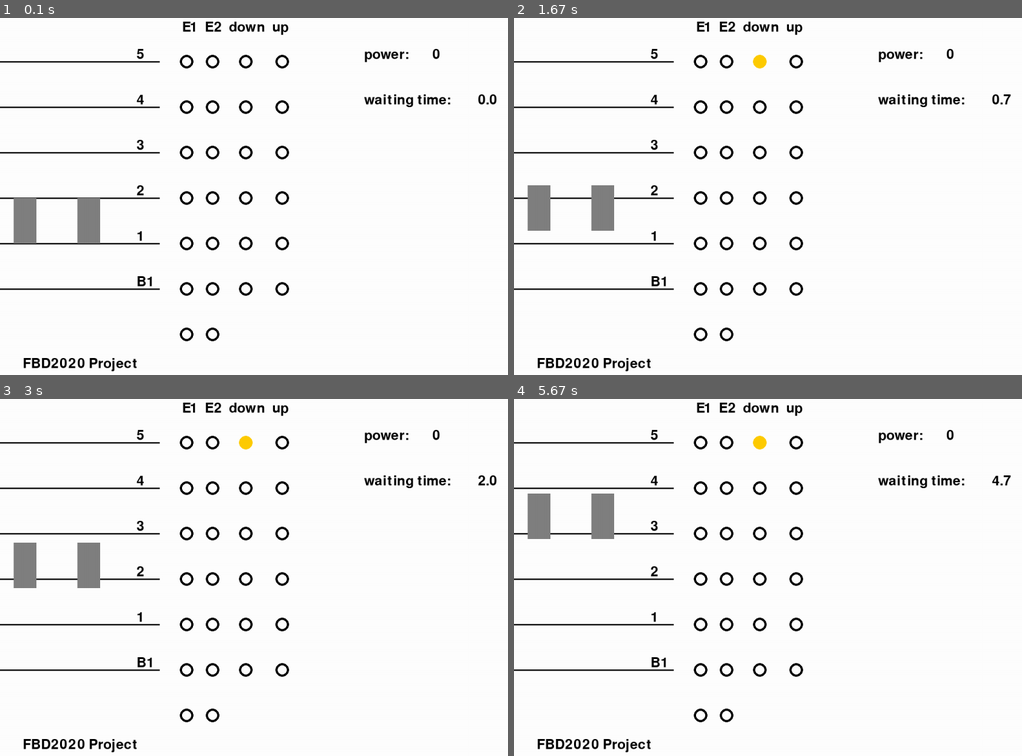
Above: before the commit, frames 1-4 (two rows, left to right).
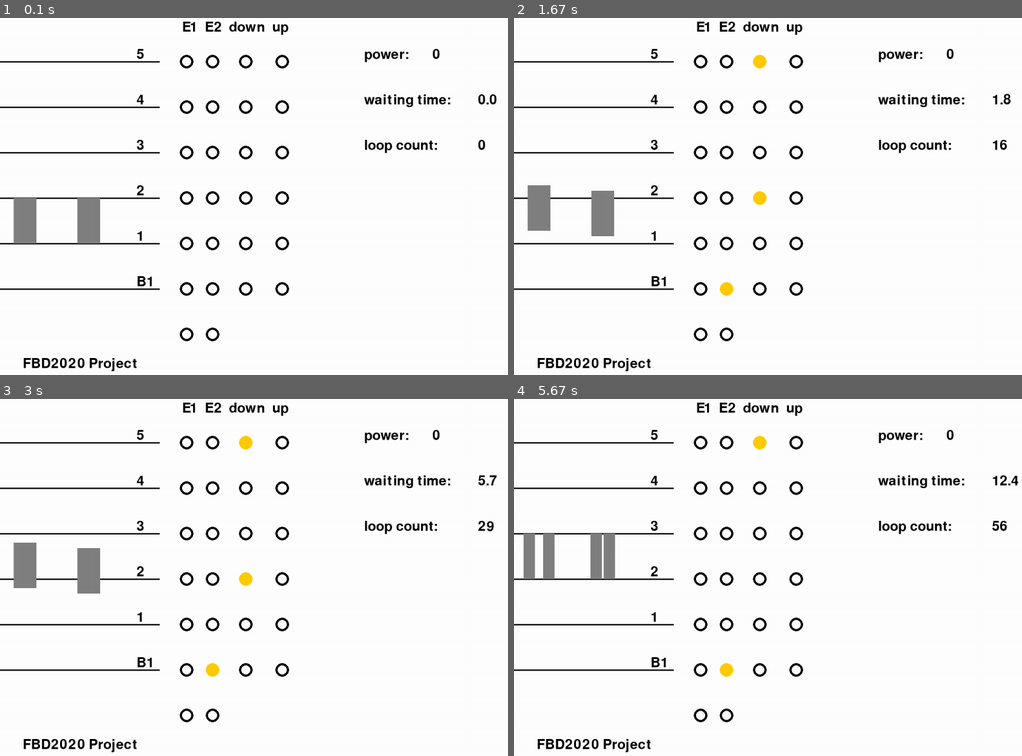
Above: after the commit, the same moments.

Repository: wonjaegang/FBD2020
Game: pygame game, started from PC/allocation algorithms/whole_random_algorithm.py
Two runs of this game, one before a commit and one after it. Both use one fixed random seed, a clock stepped at 60 frames per second and the inputs below.
Inputs:
- Up to frame 1 (0.1 s): no input
- Up to frame 2 (1.67 s): no input
- Up to frame 3 (3 s): no input
- Up to frame 4 (5.67 s): no input

The runs differ from the first frame. In frame 1, 0.2% of the frame differs, in the area x 71-96%, y 34-38%; in frame 2, 0.6%; in frame 3, 0.6%; in frame 4, 2.6%, in the area x 1-100%, y 21-78%.

Commit message:
complete coding whole random allocation algorithm with auto simulation

Diff:
--- a/PC/allocation algorithms/whole_random_algorithm.py
+++ b/PC/allocation algorithms/whole_random_algorithm.py
@@ -2,6 +2,7 @@
 # import serial
 import sys
 import pygame
+import random
 import time
 
 #ardu = serial.Serial(port='/dev/ttyUSB0', baudrate=9600, timeout=0.1)  # revise port's name for each PC after
@@ -33,6 +34,7 @@
 text_5 = font.render("5", True, black)
 text_power = font.render("power: ", True, black)
 text_time = font.render("waiting time: ", True, black)
+text_loop_count = font.render("loop count: ", True, black)
 text_button = font.render("E1  E2  down  up", True, black)
 text_name = font.render("FBD2020 Project", True, black)
 
@@ -54,6 +56,7 @@
     screen.blit(text_5, (300, SIZE - 30))
     screen.blit(text_power, (800, SIZE - 30))
     screen.blit(text_time, (800, 2 * SIZE - 30))
+    screen.blit(text_loop_count, (800, 3 * SIZE - 30))
     screen.blit(text_button, (400, 10))
     screen.blit(text_name, (50, 750))
 
@@ -101,10 +104,10 @@
 
     def move_to_destination(self, floor, call_type):
         self.destination_floor = floor
-        self.destination = [(floor - 1) * Building.floor_height, call_type]  # meter
-        if self.location < self.destination[0]:
+        self.destination = [floor, call_type]
+        if self.location < (floor - 1) * Building.floor_height:
             self.command('u')
-        elif self.location > self.destination[0]:
+        elif self.location > (floor - 1) * Building.floor_height:
             self.command('d')
         elif self.destination[1] == "uncalled":
             self.command('s')
@@ -121,7 +124,7 @@
         self.opening_sequence -= 1
 
     def __str__(self):
-        return "Elevator{x} Location : {y}m, Direction : {z}, Opening Sequence : {r}, Destination(m) : {a}" \
+        return "Elevator{x} Location : {y}m, Direction : {z}, Opening Sequence : {r}, Destination floor : {a}" \
             .format(x=self.id_num, y=self.location, z=self.v_direction, r=self.opening_sequence, a=self.destination)
 
 
@@ -145,6 +148,12 @@
     data = b''
     if count == 10:
         data = b'J\r\n'
+    if count == 11:
+        data = b'Q\r\n'
+    if count == 12:
+        data = b'D\r\n'
+    if count == 40:
+        data = b'D\r\n'
 
     int_data = int.from_bytes(data, "little") - int.from_bytes(b'A\r\n', "little")  # Convert to int starts from 0
     # If input data is None
@@ -185,21 +194,36 @@
     #         YOUR ALGORITHM STARTS HERE          #
     #                                             #
     # # # # # # # # # # # # # # # # # # # # # # # #
-    # MUST change call_type to "uncalled" after arrived
-
-    car_calls = []
-    landing_calls = [[], []]
+    #
+    # Whole random algorithm :
+    #               allocate random call among lc1 & cc to elevator1, among lc2 & cc to elevator2
+    #
+    calls = [[], []]  # [[e1 calls], [e2 calls]]
     for floor in range(Building.whole_floor):
         for call_type in range(2):
             if cc[floor][call_type]:
-                car_calls.append([floor, "cc" + str(call_type)])
+                for id_num in range(2):
+                    calls[id_num].append([floor, "cc" + str(call_type)])
     for id_num in range(2):
         for floor in range(Building.whole_floor):
             if lc[id_num][floor]:
-                landing_calls[id_num].append([floor, "lc"])
-    e1_destination_call = car_calls[0]
-    e2_destination_call = car_calls[0]
-
+                calls[id_num].append([floor, "lc"])
+
+    # 문이 열리는 도중에 들어온 같은 층의 콜을 어떻게 처리할지 랜덤이 아닌 다른 코드에선 고려해야함
+    if len(calls[0]) == 0:
+        e1_destination_call = [e1.destination_floor, "uncalled"]
+    else:
+        e1_destination_call = random.choice(calls[0])
+        if e1.opening_sequence > 0:
+            e1_destination_call = [e1.destination_floor, "uncalled"]
+    if e1_destination_call in calls[1]:
+        calls[1].remove(e1_destination_call)
+    if len(calls[1]) == 0:
+        e2_destination_call = [e2.destination_floor, "uncalled"]
+    else:
+        e2_destination_call = random.choice(calls[1])
+        if e2.opening_sequence > 0:
+            e2_destination_call = [e2.destination_floor, "uncalled"]
     # [[elevator1 destination floor, elevator1 call type], [elevator2 destination floor, elevator2 call type]]
     # call type : "lc" : landing call, "cc0" : car call - down, "cc1" : car call - up, "uncalled" : command without call
     destination_call = [e1_destination_call, e2_destination_call]  # example
@@ -229,7 +253,7 @@
 
 
 def update_evaluation_factor():
-    true_num=0
+    true_num = 0
     for i in range(len(cc)):  # cc true
         for j in range(len(cc[i])):
             if cc[i][j]:
@@ -250,6 +274,7 @@
 while True:
     input_to_call()
     if run_main_algorithm:
+        print("run allocation algorithm")
         command = call_to_command(elevator1, elevator2)
     run_main_algorithm = False
     # If elevator arrived, run main algorithm at next loop
@@ -281,8 +306,11 @@
     text_watts = font.render(watts_str, True, black)
     time_str = str(round(wtime, 3))
     text_wtime = font.render(time_str, True, black)
+    count_str = str(count)
+    text_count = font.render(count_str, True, black)
     screen.blit(text_watts, (950, SIZE - 30))
     screen.blit(text_wtime, (1050, 2 * SIZE - 30))
+    screen.blit(text_count, (1050, 3 * SIZE - 30))
     # Display two elevators
 
     pygame.draw.rect(screen, grey, [30 - elevator1.opening_sequence, int(400 - elevator1.location * 40), 25, SIZE])
